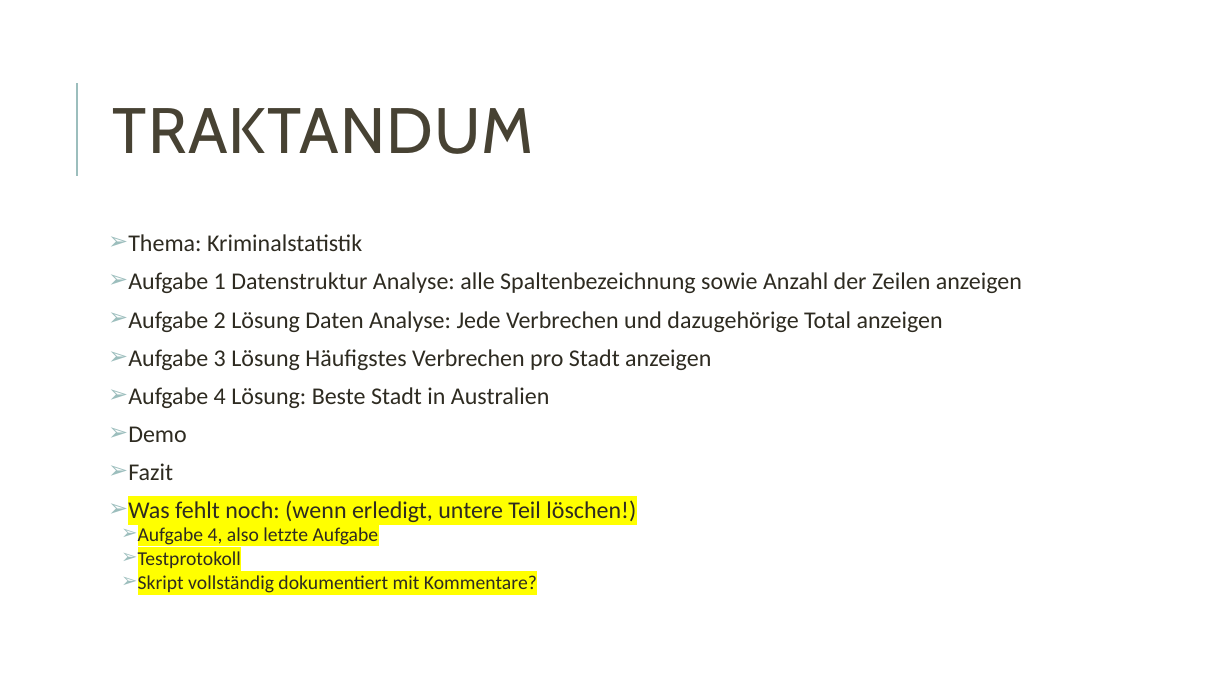
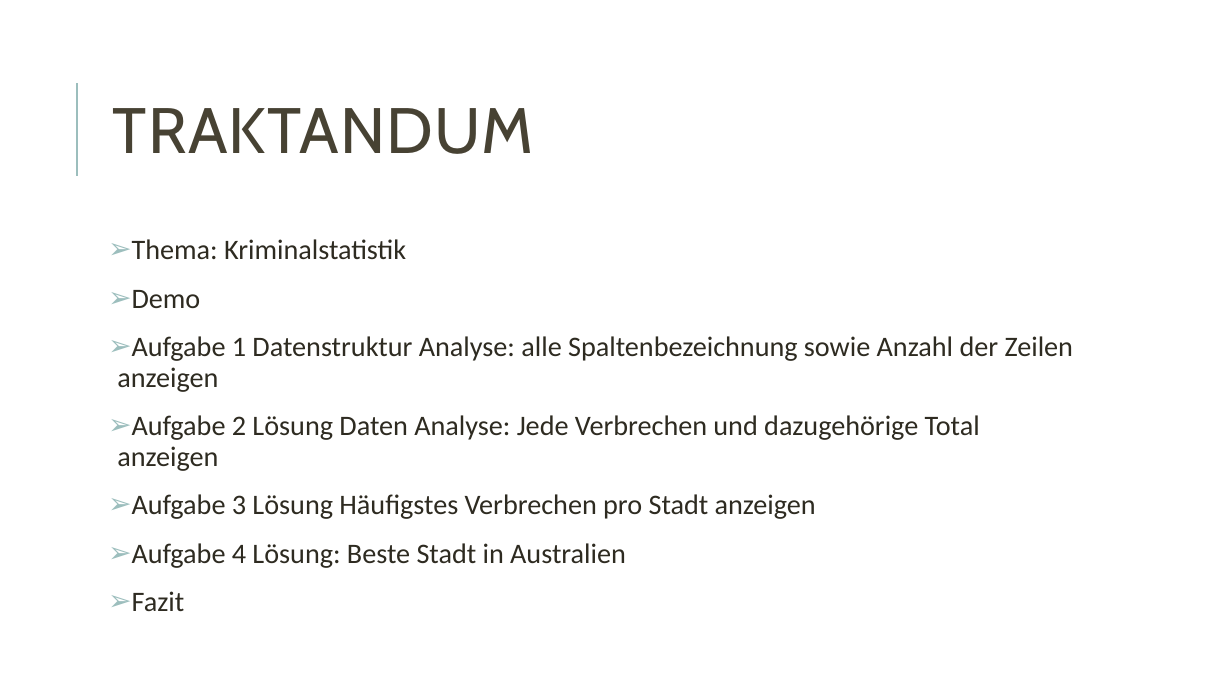
Before and after one commit to xXx-DoMoDo-xXx/bashscripting_crime, a slide deck: slide 2 of Bash-scripting-crime-statistic.pptx. Drawn at 1232x693 pixels with LibreOffice and Linux fonts; fonts in the diff are those of the drawing. Boxes give left, top, right and bottom in pixels: in the first picture for what was removed or moved away, otherwise in the second. Text is boxed around its words. In the diff, an @@ line names an element or a change of style, - is before the commit and + after.

```diff
--- a/Bash-scripting-crime-statistic.pptx
+++ b/Bash-scripting-crime-statistic.pptx
@@ text at box(117, 239, 1074, 611): size 18.7 to 22 pt; line spacing 0.7 to 0.9 @@
@@ text at box(132, 290, 201, 308): paragraph added @@
+➢ Demo
@@ text at box(128, 426, 187, 442): paragraph removed @@
-➢ Demo
@@ text at box(128, 500, 636, 593): paragraphs removed @@
-➢ Was fehlt noch: (wenn erledigt, untere Teil löschen!)
-  ➢ Aufgabe 4, also letzte Aufgabe
-  ➢ Testprotokoll
-  ➢ Skript vollständig dokumentiert mit Kommentare?
```
Also in this commit, not shown: 2 other slides changed, 2 slides added.
